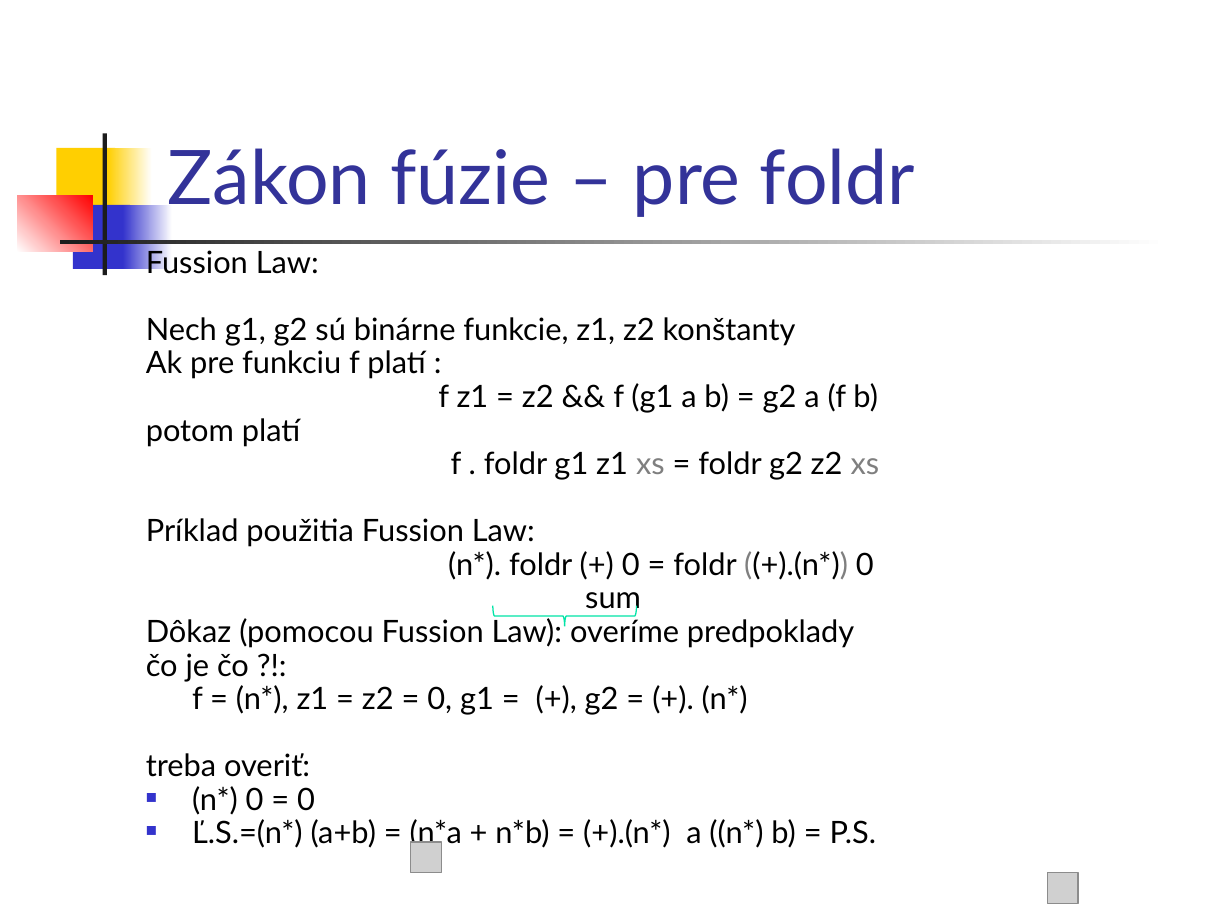
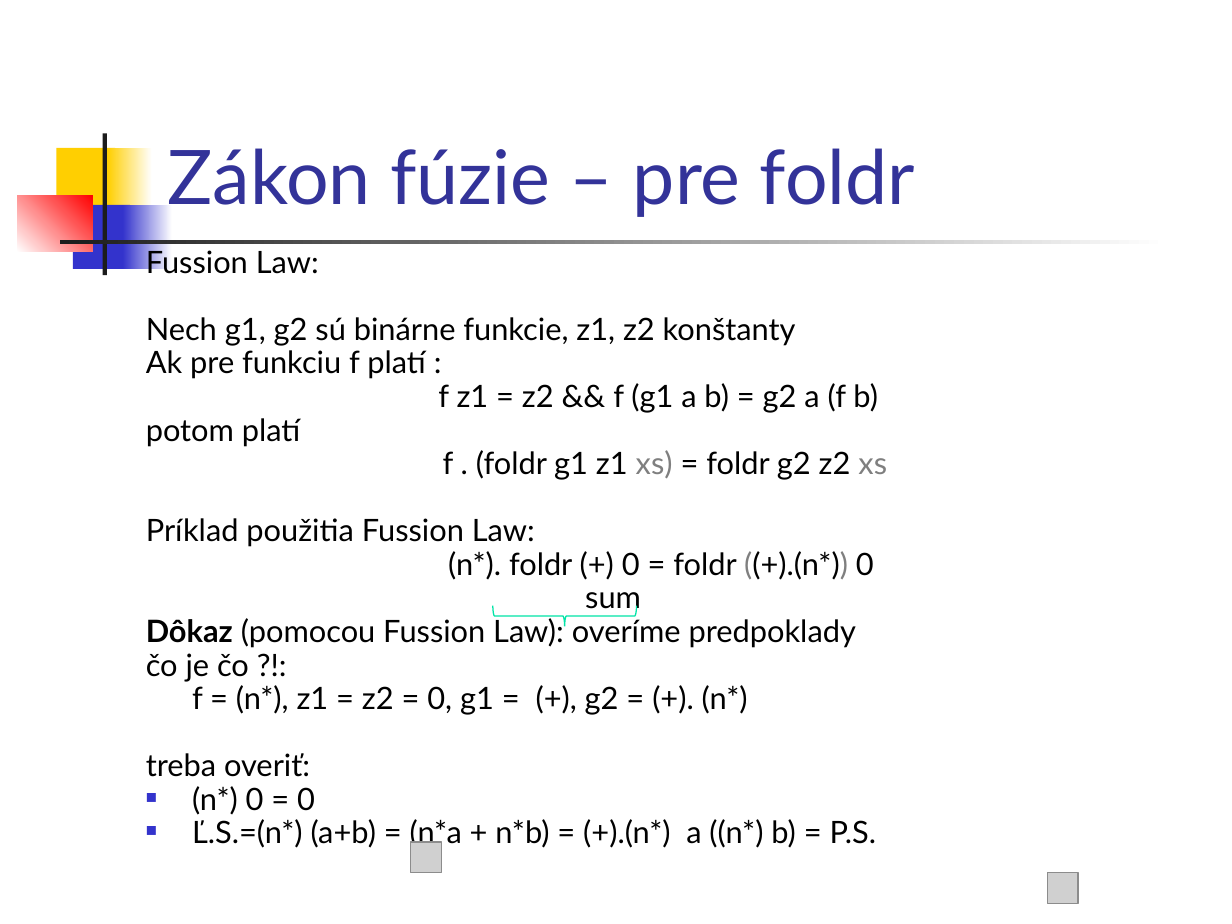
Before and after one commit to Funkcionalne/Prednasky, a slide deck: slide 42 of 02/02_fpro.ppt (slide 41 before the commit). Drawn at 1232x924 pixels with LibreOffice and Linux fonts; fonts in the diff are those of the drawing; grey boxes stand for pictures. Boxes give left, top, right and bottom in pixels: in the first picture for what was removed or moved away, otherwise in the second. Text is boxed around its words. In the diff, an @@ line names an element or a change of style, - is before the commit and + after.

```diff
--- a/02/02_fpro.ppt
+++ b/02/02_fpro.ppt
@@ text at bbox=[443, 450, 887, 480]: text changed @@
-f . foldr g1 z1 xs = foldr g2 z2 xs
+f . (foldr g1 z1 xs) = foldr g2 z2 xs
@@ text at bbox=[146, 615, 856, 648]: bold on in "Dôkaz" @@
```
Also in this commit, not shown: 5 other slides changed, 1 slide added, 3 other files.
